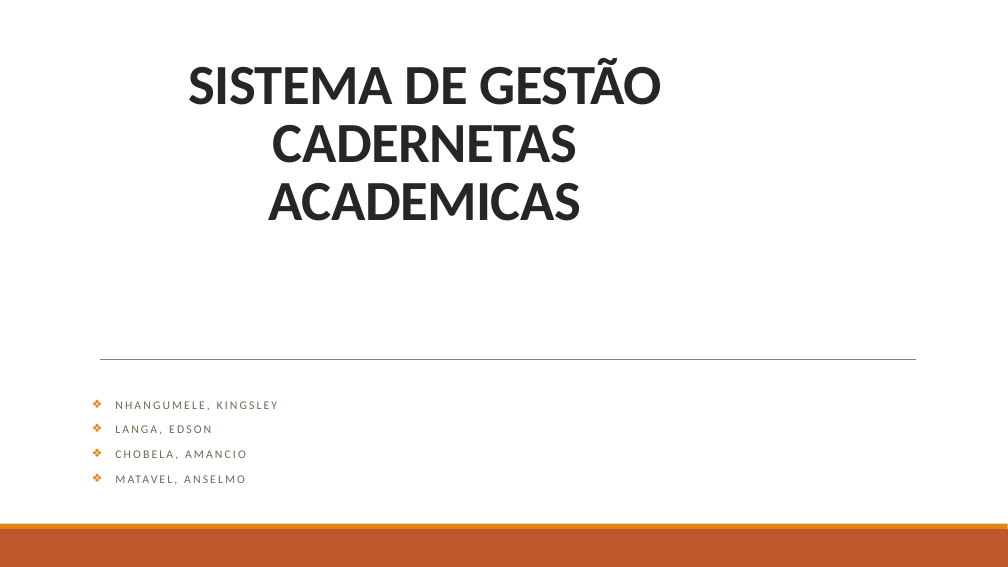
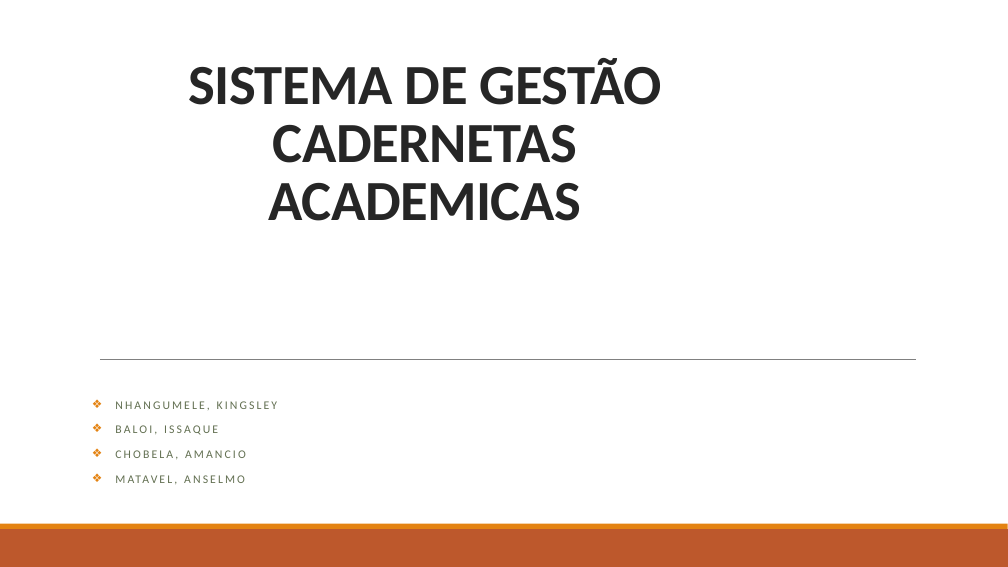
Before and after one commit to Kingsleynhangumele225/SGC-1.3, a slide deck: slide 1 of Colegio911/Doc/ConceptNote2.pptx. Drawn at 1008x567 pixels with LibreOffice and Linux fonts; fonts in the diff are those of the drawing. Boxes give left, top, right and bottom in pixels: in the first picture for what was removed or moved away, otherwise in the second. Text is boxed around its words. In the diff, an @@ line names an element or a change of style, - is before the commit and + after.

```diff
--- a/Colegio911/Doc/ConceptNote2.pptx
+++ b/Colegio911/Doc/ConceptNote2.pptx
@@ subtitle at box(115, 425, 218, 435): text changed @@
-❖ LANGA, EDSON
+❖ BALOI, ISSAQUE
```
